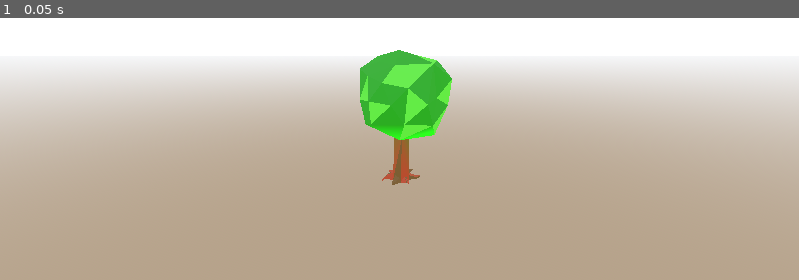
Above: before the commit, frame 1.
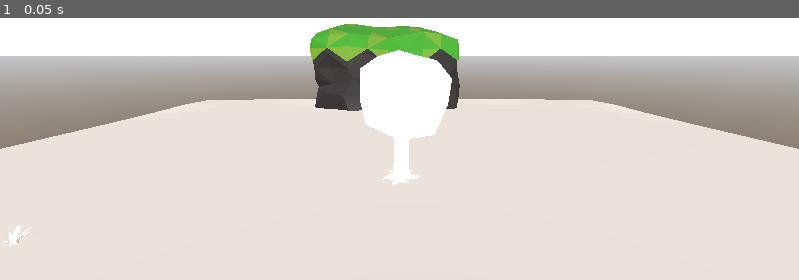
Above: after the commit, the same moment.

Repository: AYT04/SmallWorld4
Game: Godot game, scene res://scenes/scn_dev/scn_dev.tscn
The game is run twice, just before and just after one commit, with the same random seed, the same clock (stepped at 60 frames per second) and the same inputs.
Inputs:
- Up to frame 1 (0.05 s): no input

The runs differ from the first frame. In frame 1, 87% of the frame differs, in the area x 0-100%, y 2-100%.
Error in both runs: Assertion failed: This project requires Godot version 4.2.1. for consistency reason (res://src/manager/manager.gd:7)

Commit message:
Add tree and island with lighting (no shades)

Diff:
--- a/scenes/scn_dev/scn_dev.tscn
+++ b/scenes/scn_dev/scn_dev.tscn
@@ -1,6 +1,7 @@
-[gd_scene load_steps=5 format=3 uid="uid://cq7evt6o2fxob"]
+[gd_scene load_steps=6 format=3 uid="uid://cq7evt6o2fxob"]
 
 [ext_resource type="PackedScene" uid="uid://cu1hred6kc73d" path="res://assets/tree/tree.glb" id="1_rvxsq"]
+[ext_resource type="PackedScene" uid="uid://dqhdqs60e5wrk" path="res://assets/beginnerIsland/beginnerIsland.glb" id="2_qm6oi"]
 
 [sub_resource type="ProceduralSkyMaterial" id="ProceduralSkyMaterial_g3uvj"]
 sky_top_color = Color(0.682353, 0.737255, 0.815686, 1)
@@ -20,14 +21,16 @@
 sky = SubResource("Sky_q0dah")
 ambient_light_source = 3
 ambient_light_color = Color(1, 0.917647, 0.858824, 1)
-ambient_light_sky_contribution = 0.29
-ambient_light_energy = 10.66
-tonemap_mode = 2
-tonemap_exposure = 1.48
-sdfgi_enabled = true
+ambient_light_sky_contribution = 0.4
+ambient_light_energy = 0.66
+reflected_light_source = 2
+tonemap_white = 0.5
 volumetric_fog_enabled = true
 
 [node name="Node3D" type="Node3D"]
+
+[node name="beginnerIsland" parent="." instance=ExtResource("2_qm6oi")]
+transform = Transform3D(1, 0, 0, 0, 1, 0, 0, 0, 1, 0, -1.68373, 0)
 
 [node name="tree" parent="." instance=ExtResource("1_rvxsq")]
 transform = Transform3D(1, 0, 0, 0, 1, 0, 0, 0, 1, 0.0363359, 0, 0)
@@ -35,9 +38,9 @@
 [node name="Camera3D" type="Camera3D" parent="."]
 transform = Transform3D(1, 0, 0, 0, 1, 0, 0, 0, 1, 0, 5.06602, 12.094)
 
-[node name="DirectionalLight3D" type="DirectionalLight3D" parent="."]
-transform = Transform3D(1, 0, 0, 0, 1, 0, 0, 0, 1, 0, 7.65544, 10.5329)
-visible = false
-
 [node name="WorldEnvironment" type="WorldEnvironment" parent="."]
 environment = SubResource("Environment_fn54h")
+
+[node name="DirectionalLight3D" type="DirectionalLight3D" parent="."]
+transform = Transform3D(1, 0, 0, 0, 1, 0, 0, 0, 1, -10.9685, 3.84045, -2.88924)
+light_energy = 1.173
Binary file added: assets/beginnerIsland/beginnerIsland.glb
Not shown, added: assets/beginnerIsland/beginnerIsland.glb.import
Not shown, added: assets/beginnerIsland/beginnerIsland_lowpoly_gradient.png.import
Binary file changed: assets/tree/tree.glb
Not shown, added: assets/tree/tree_lowpoly_gradient.png.import
Not shown, changed: blenderFiles/beginnerIsland/BeginnerIsland.blend
Not shown, changed: blenderFiles/tree/tree.blend
